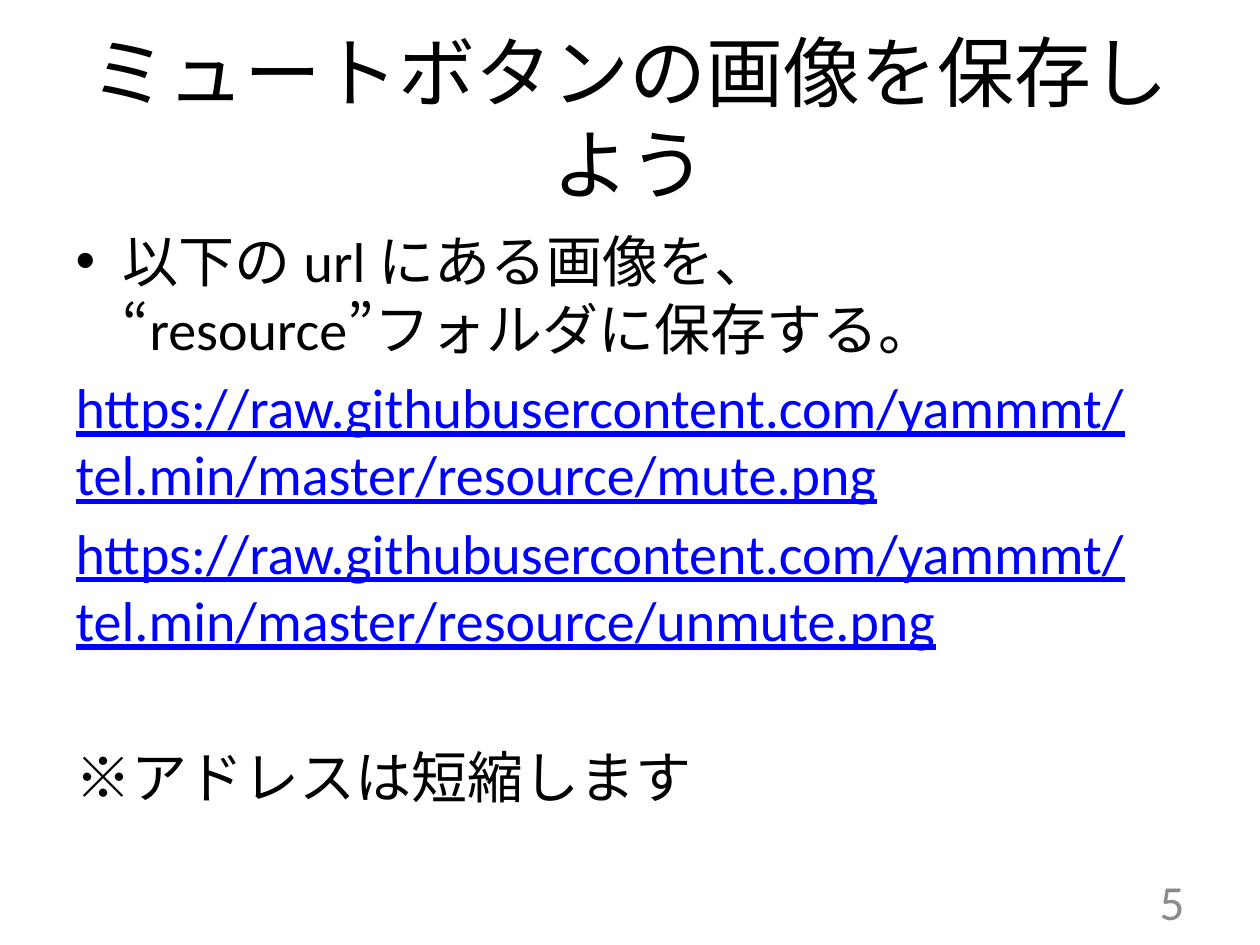
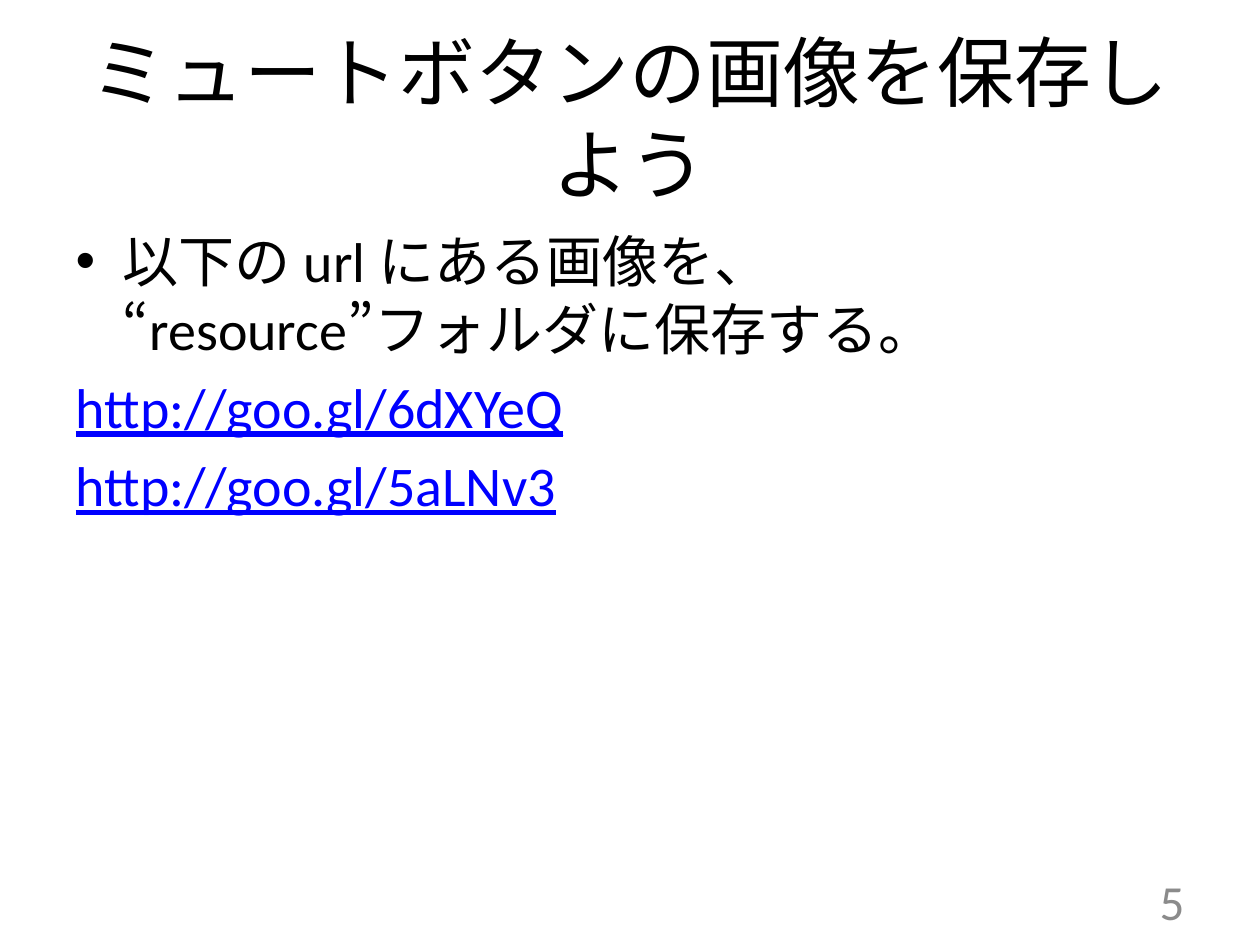
Before and after one commit to chuo-u-openproject/tel.min, a slide deck: slide 5 of ppt/shakyou-03-02_mute.pptx. Drawn at 1260x945 pixels with LibreOffice and Linux fonts; fonts in the diff are those of the drawing; background and template pictures are left out. Boxes give left, top, right and bottom in pixels: in the first picture for what was removed or moved away, otherwise in the second. Text is boxed around its words. In the diff, an @@ line names an element or a change of style, - is before the commit and + after.

```diff
--- a/ppt/shakyou-03-02_mute.pptx
+++ b/ppt/shakyou-03-02_mute.pptx
@@ text at (x1=76, y1=389, x2=563, y2=516): text changed @@
-https://raw.githubusercontent.com/yammmt/tel.min/master/resource/mute.png
-https://raw.githubusercontent.com/yammmt/tel.min/master/resource/unmute.png
-※アドレスは短縮します
+http://goo.gl/6dXYeQ
+http://goo.gl/5aLNv3
```
Also in this commit, not shown: 3 other files.
